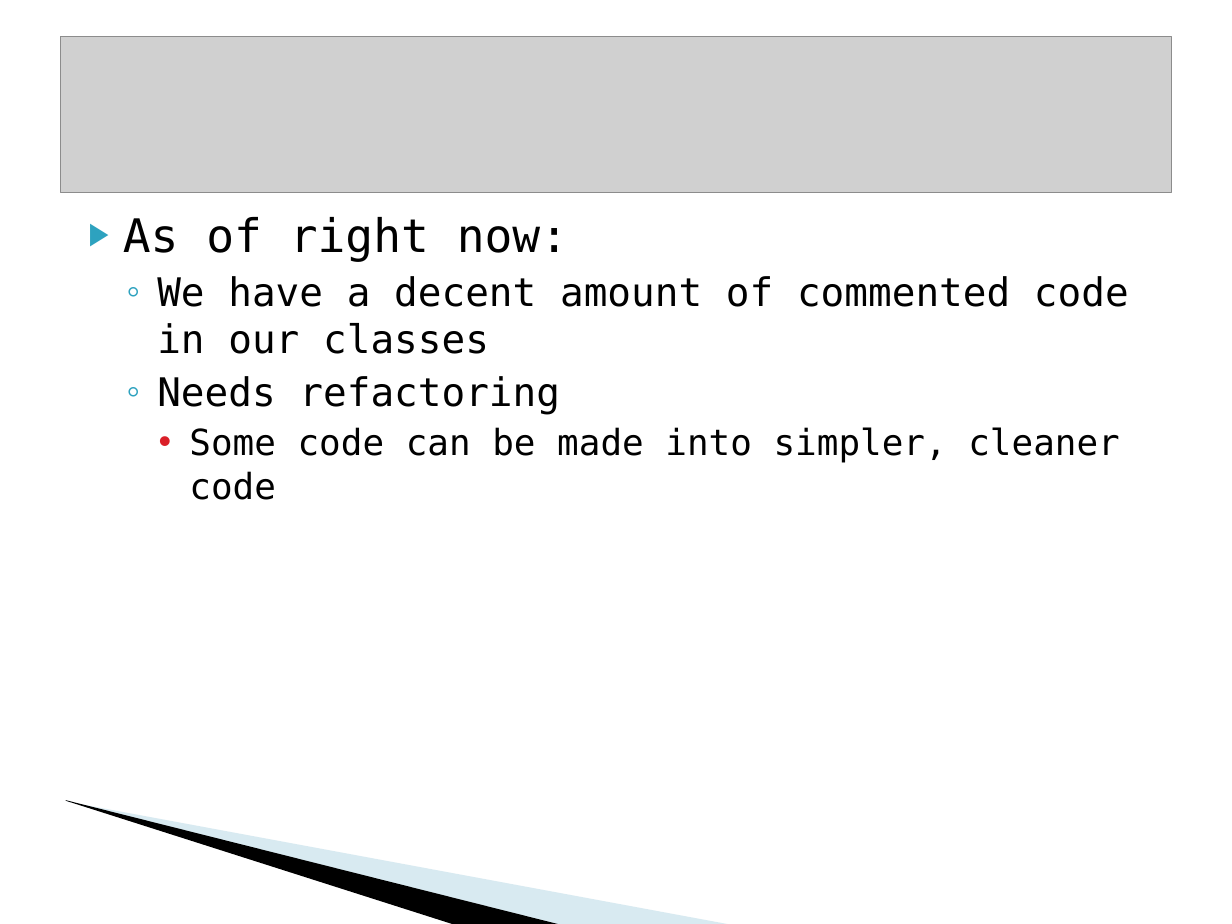
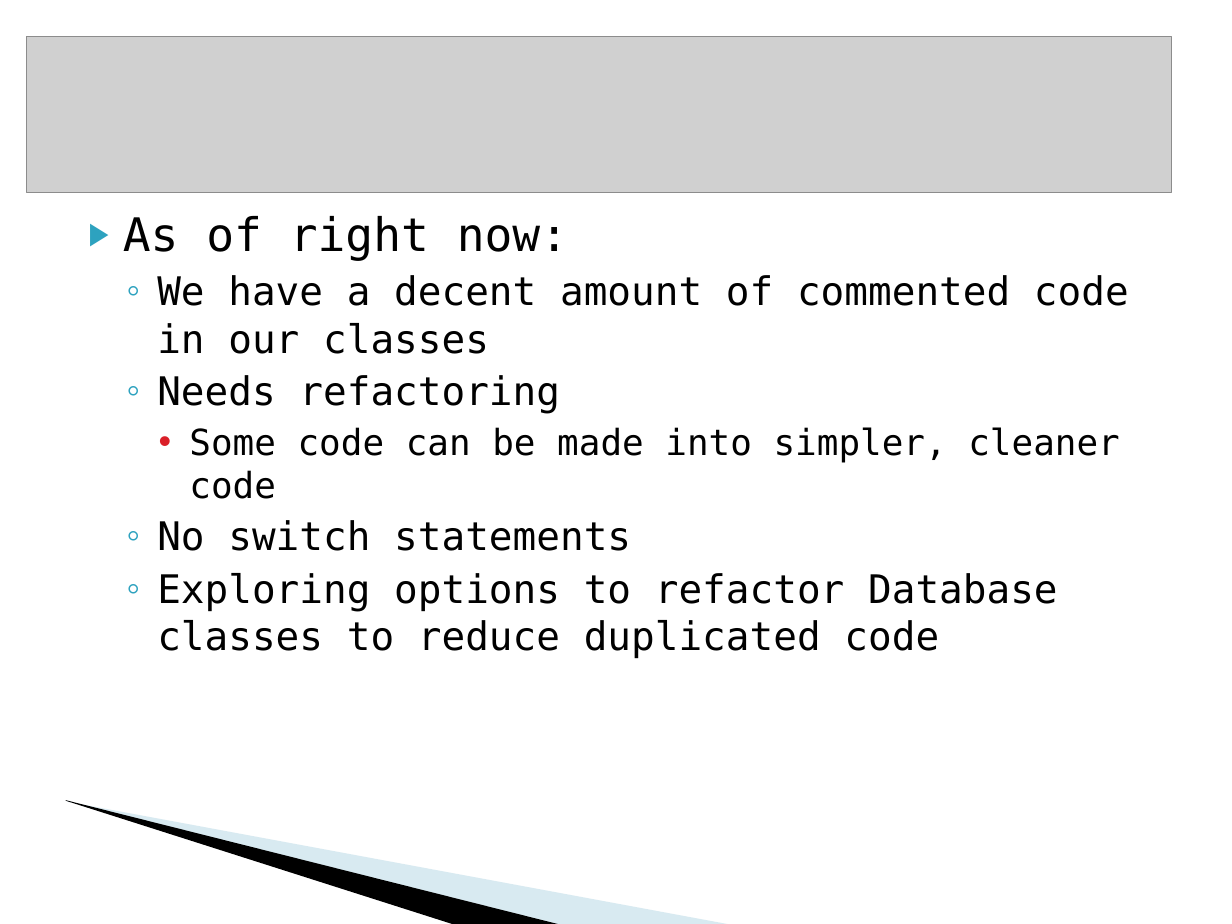
Before and after one commit to COMP3350Group8/Course-Manager, a slide deck: slide 13 of Documentation/COMP3350-Presentation.ppt. Drawn at 1232x924 pixels with LibreOffice and Linux fonts; fonts in the diff are those of the drawing; grey boxes stand for pictures; background and template pictures are left out. Boxes give left, top, right and bottom in pixels: in the first picture for what was removed or moved away, otherwise in the second. Text is boxed around its words. In the diff, an @@ line names an element or a change of style, - is before the commit and + after.

```diff
--- a/Documentation/COMP3350-Presentation.ppt
+++ b/Documentation/COMP3350-Presentation.ppt
@@ picture: place and size @@
-picture at [60, 36, 1170, 192]
+picture at [26, 36, 1170, 192]
@@ text at [157, 520, 1058, 659]: paragraphs added @@
+  ◦ No switch statements
+  ◦ Exploring options to refactor Database classes to reduce duplicated code
```
Also in this commit, not shown: 14 other slides changed, 4 slides added, 4 slides removed, 5 other files.
